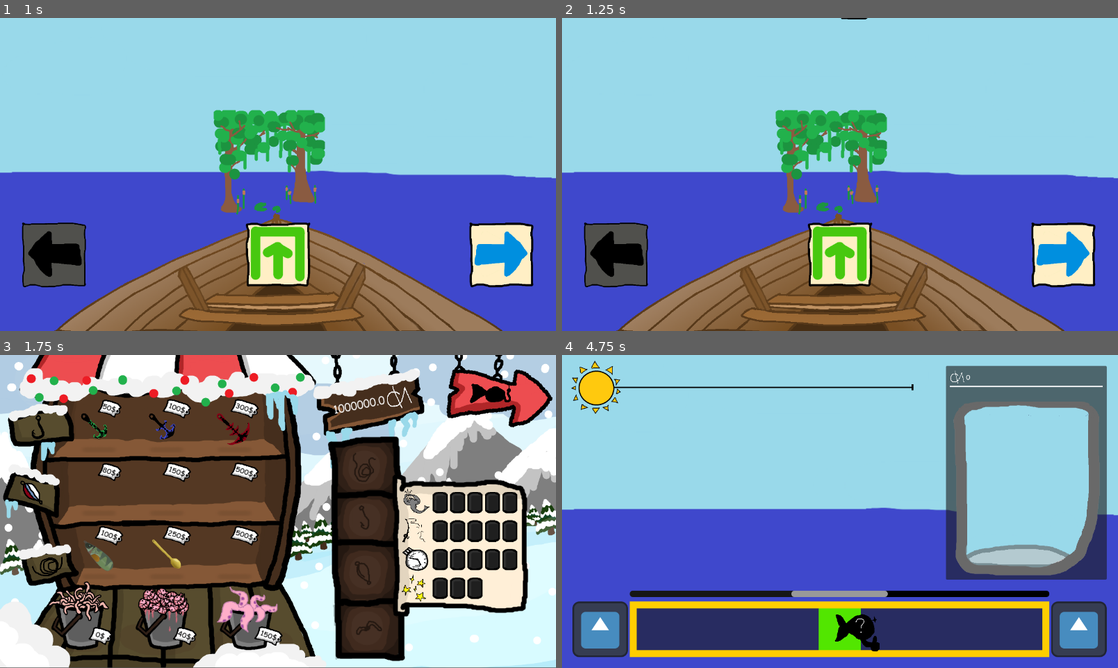
Above: before the commit, frames 1-4 (two rows, left to right).
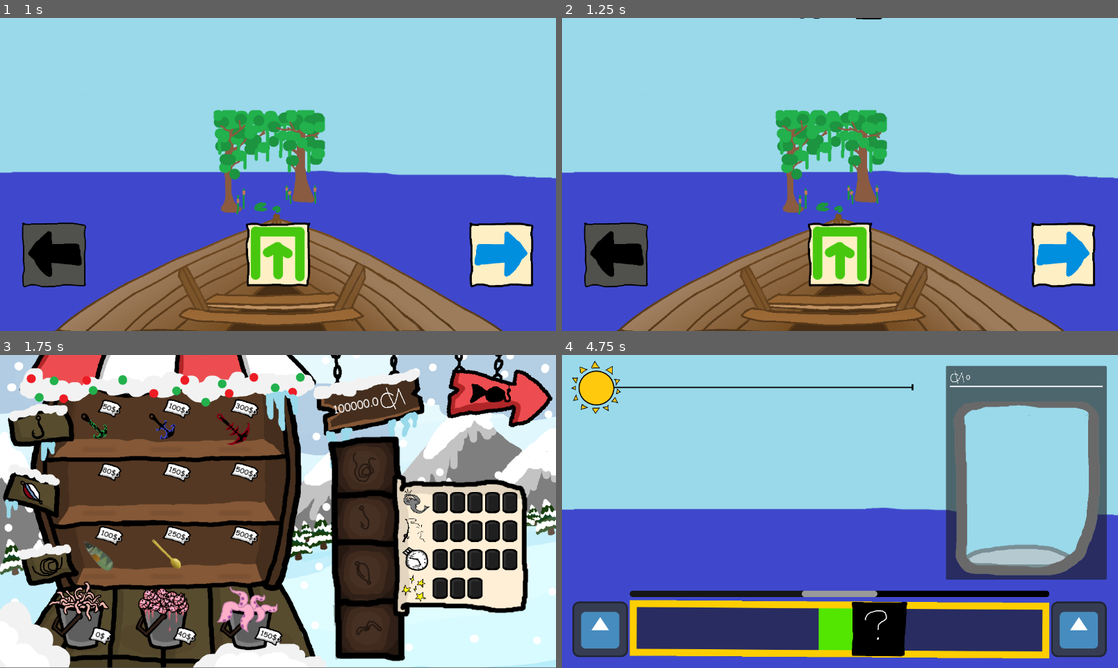
Above: after the commit, the same moments.

Repository: Animo105/game-jam-sherbrooke-2026
Game: Godot game, scene res://main_menu.tscn
Two runs of this game, one before a commit and one after it. Both use one fixed random seed, a clock stepped at 60 frames per second and the inputs below. The engine's default icon, where the game draws it, is replaced by a stand-in: a white triangle on a blue panel in a dark square.
Inputs (mouse positions are in pixels of both pictures, inside the frame that each line leads up to):
- Up to frame 1 (1 s): click (244, 277) at 0.5 s
- Up to frame 2 (1.25 s): no input
- Up to frame 3 (1.75 s): click (278, 592) at 1.25 s
- Up to frame 4 (4.75 s): click (1062, 392) at 2 s; move the mouse to (962, 495) at 2.77 s; hold D (right) 2.78-3.53 s; click (962, 495) at 2.92 s; move the mouse to (728, 527) at 3.52 s; hold A (left) 3.53-4.28 s; move the mouse to (895, 442) at 4.27 s; hold D (right) from 4.28 s (still down)

Frame 1 is identical in both runs. In frame 2, less than 0.1% of the frame differs, in the area x 42-58%, y 0-1%; in frame 3, 0.2%; in frame 4, 2.6%, in the area x 12-88%, y 75-98%.

Commit message:
plein de petit balancing + new fishies

Diff:
--- /dev/null
+++ b/Fish/Resources/eel_fish.tres
@@ -0,0 +1,17 @@
+[gd_resource type="Resource" script_class="FishResource" format=3 uid="uid://b7midsxj1c2rx"]
+
+[ext_resource type="Texture2D" uid="uid://cjm5u2d73aiqq" path="res://Assets/fish/Swamp/eel_fish_hidden.png" id="1_hqqy0"]
+[ext_resource type="Script" uid="uid://bb6mc2xy1t4uq" path="res://Fish/fish.gd" id="2_bkiov"]
+[ext_resource type="Texture2D" uid="uid://xsihxotxmib0" path="res://Assets/fish/Swamp/eel_fish.png" id="3_urj8i"]
+
+[resource]
+script = ExtResource("2_bkiov")
+texture = ExtResource("3_urj8i")
+hidden_texture = ExtResource("1_hqqy0")
+catch_difficulty = 15.0
+catch_recovery_speed = 2.0
+speed = 0.4
+direction_change_frequency = 0.2
+base_value = 400.0
+rarity = 3.0
+metadata/_custom_type_script = "uid://bb6mc2xy1t4uq"
--- /dev/null
+++ b/Fish/Resources/fake_fish.tres
@@ -0,0 +1,18 @@
+[gd_resource type="Resource" script_class="FishResource" format=3 uid="uid://cpp0c1ek8nky4"]
+
+[ext_resource type="Texture2D" uid="uid://dbo2v7xue3biu" path="res://Assets/fish/Frozen/Fake_fish_hidden.png" id="1_8cn24"]
+[ext_resource type="Script" uid="uid://bb6mc2xy1t4uq" path="res://Fish/fish.gd" id="1_l50fu"]
+[ext_resource type="Texture2D" uid="uid://clig66ed4yny3" path="res://Assets/fish/Frozen/Fake_fish.png" id="3_4xybr"]
+
+[resource]
+script = ExtResource("1_l50fu")
+texture = ExtResource("3_4xybr")
+hidden_texture = ExtResource("1_8cn24")
+catch_difficulty = 10.0
+catch_recovery_speed = 2.0
+speed = 0.3
+direction_change_frequency = 0.2
+base_value = 400.0
+rarity = 3.0
+habitat = 1
+metadata/_custom_type_script = "uid://bb6mc2xy1t4uq"
--- a/Fish/Resources/fish2.tres
+++ /dev/null
@@ -1,12 +0,0 @@
-[gd_resource type="Resource" script_class="FishResource" format=3 uid="uid://b7midsxj1c2rx"]
-
-[ext_resource type="Script" uid="uid://bb6mc2xy1t4uq" path="res://Fish/fish.gd" id="1_o5kis"]
-[ext_resource type="Texture2D" uid="uid://cjm5u2d73aiqq" path="res://Assets/fish/eel_fish_hidden.png" id="1_s7kxt"]
-[ext_resource type="Texture2D" uid="uid://xsihxotxmib0" path="res://Assets/fish/eel_fish.png" id="3_778ue"]
-
-[resource]
-script = ExtResource("1_o5kis")
-texture = ExtResource("3_778ue")
-hidden_texture = ExtResource("1_s7kxt")
-habitat = 1
-metadata/_custom_type_script = "uid://bb6mc2xy1t4uq"
--- /dev/null
+++ b/Fish/Resources/ice_fish.tres
@@ -0,0 +1,15 @@
+[gd_resource type="Resource" script_class="FishResource" format=3 uid="uid://cnwvjh65k1kxd"]
+
+[ext_resource type="Texture2D" uid="uid://bou6m7i50wud" path="res://Assets/fish/Frozen/ice_fish_hidden.png" id="1_o56ff"]
+[ext_resource type="Script" uid="uid://bb6mc2xy1t4uq" path="res://Fish/fish.gd" id="1_w4kb1"]
+[ext_resource type="Texture2D" uid="uid://bdnjkytyn7qgf" path="res://Assets/fish/Frozen/ice_fish.png" id="3_ameov"]
+
+[resource]
+script = ExtResource("1_w4kb1")
+texture = ExtResource("3_ameov")
+hidden_texture = ExtResource("1_o56ff")
+catch_difficulty = 10.0
+direction_change_frequency = 0.2
+base_value = 30.0
+habitat = 1
+metadata/_custom_type_script = "uid://bb6mc2xy1t4uq"
--- a/Fish/Resources/pixel_fish.tres
+++ b/Fish/Resources/pixel_fish.tres
@@ -1,12 +1,18 @@
 [gd_resource type="Resource" script_class="FishResource" format=3 uid="uid://d35yrx7h10vkv"]
 
 [ext_resource type="Script" uid="uid://bb6mc2xy1t4uq" path="res://Fish/fish.gd" id="1_vfhxf"]
-[ext_resource type="Texture2D" uid="uid://485mqjbr8j4f" path="res://Assets/fish/pixel_fish2 _hidden.png" id="1_ww54p"]
-[ext_resource type="Texture2D" uid="uid://dt3phqum0vbve" path="res://Assets/fish/pixel_fish2.png" id="3_rffln"]
+[ext_resource type="Texture2D" uid="uid://485mqjbr8j4f" path="res://Assets/fish/Frozen/pixel_fish2 _hidden.png" id="1_ww54p"]
+[ext_resource type="Texture2D" uid="uid://dt3phqum0vbve" path="res://Assets/fish/Frozen/pixel_fish2.png" id="3_rffln"]
 
 [resource]
 script = ExtResource("1_vfhxf")
 texture = ExtResource("3_rffln")
 hidden_texture = ExtResource("1_ww54p")
+catch_difficulty = 10.0
+catch_recovery_speed = 1.5
+speed = 0.2
+direction_change_frequency = 0.2
+base_value = 100.0
+rarity = 2.0
 habitat = 1
 metadata/_custom_type_script = "uid://bb6mc2xy1t4uq"
--- /dev/null
+++ b/Fish/Resources/red_fish.tres
@@ -0,0 +1,18 @@
+[gd_resource type="Resource" script_class="FishResource" format=3 uid="uid://5plqmoxyeodt"]
+
+[ext_resource type="Script" uid="uid://bb6mc2xy1t4uq" path="res://Fish/fish.gd" id="1_dlqr2"]
+[ext_resource type="Texture2D" uid="uid://bpbvepduoi3yg" path="res://Assets/fish/Volcano/RedFish_hidden.png" id="1_y4sl8"]
+[ext_resource type="Texture2D" uid="uid://bj8ype30j6sch" path="res://Assets/fish/Volcano/RedFish.png" id="3_dyud8"]
+
+[resource]
+script = ExtResource("1_dlqr2")
+texture = ExtResource("3_dyud8")
+hidden_texture = ExtResource("1_y4sl8")
+catch_difficulty = 20.0
+catch_recovery_speed = 2.0
+speed = 0.4
+direction_change_frequency = 0.2
+base_value = 500.0
+rarity = 1.5
+habitat = 2
+metadata/_custom_type_script = "uid://bb6mc2xy1t4uq"
--- /dev/null
+++ b/Fish/Resources/yellow_fish.tres
@@ -0,0 +1,18 @@
+[gd_resource type="Resource" script_class="FishResource" format=3 uid="uid://ddbw45tt0pp35"]
+
+[ext_resource type="Script" uid="uid://bb6mc2xy1t4uq" path="res://Fish/fish.gd" id="1_4n00w"]
+[ext_resource type="Texture2D" uid="uid://cxjc5k14u1h57" path="res://Assets/fish/Frozen/YellowFish_hidden.png" id="1_p78fi"]
+[ext_resource type="Texture2D" uid="uid://kwb2usamd6dy" path="res://Assets/fish/Frozen/YellowFish.png" id="3_8dacw"]
+
+[resource]
+script = ExtResource("1_4n00w")
+texture = ExtResource("3_8dacw")
+hidden_texture = ExtResource("1_p78fi")
+catch_difficulty = 15.0
+catch_recovery_speed = 1.4
+speed = 0.3
+direction_change_frequency = 0.2
+base_value = 150.0
+rarity = 1.5
+habitat = 1
+metadata/_custom_type_script = "uid://bb6mc2xy1t4uq"
--- a/Fish/fish.gd
+++ b/Fish/fish.gd
@@ -28,6 +28,8 @@
 @export var direction_change_frequency : float
 ## base sell_value
 @export var base_value : float
+## rarity of the fish
+@export var rarity : float
 
 ##don't ask me
 @export var bait_type : Bait
--- a/Globals/Autoloads/fish_manager.gd
+++ b/Globals/Autoloads/fish_manager.gd
@@ -14,11 +14,19 @@
 				fish_list[fish_name] = res
 
 func pick_a_fish() -> FishResource:
-	var can_pick : Array[FishResource]
+	var can_pick : Array[FishResource] = []
 	var current_bait_type : FishResource.Bait = Globals.rod.bait_type
 	for fish : FishResource in fish_list.values():
 		if fish.habitat != Globals.current_habitat:
 			continue
 		if fish.bait_type == FishResource.Bait.ANY or fish.bait_type == current_bait_type:
 			can_pick.append(fish)
-	return can_pick.pick_random()
+
+	var rng = RandomNumberGenerator.new()
+	var weights : Array = []
+	for x : FishResource in can_pick:
+		if x.rarity > Globals.rod.rarity:
+			weights.append(0.5)
+		else :
+			weights.append(2.0)
+	return can_pick[rng.rand_weighted(weights)]
--- a/Globals/Autoloads/globals.gd
+++ b/Globals/Autoloads/globals.gd
@@ -5,7 +5,7 @@
 const MAX_SNAP_SPEED : float = 10
 const MIN_SNAP_SPEED : float = 0.5
 
-var money : float = 1000000
+var money : float = 100000
 
 func _ready() -> void:
 	rod.snap_resistence = 1
Renamed: Assets/fish/Fake_fish.png -> Assets/fish/Frozen/Fake_fish.png
Not shown, changed: Assets/fish/Frozen/Fake_fish.png.import
Renamed: Assets/fish/Fake_fish_hidden.png -> Assets/fish/Frozen/Fake_fish_hidden.png
Not shown, changed: Assets/fish/Frozen/Fake_fish_hidden.png.import
Binary file added: Assets/fish/Frozen/YellowFish.png
Not shown, added: Assets/fish/Frozen/YellowFish.png.import
Binary file added: Assets/fish/Frozen/YellowFish_hidden.png
Not shown, added: Assets/fish/Frozen/YellowFish_hidden.png.import
Renamed: Assets/fish/ice_fish.png -> Assets/fish/Frozen/ice_fish.png
Not shown, changed: Assets/fish/Frozen/ice_fish.png.import
Renamed: Assets/fish/ice_fish_hidden.png -> Assets/fish/Frozen/ice_fish_hidden.png
Not shown, added: Assets/fish/Frozen/ice_fish_hidden.png.import
(and 16 more such lines)
